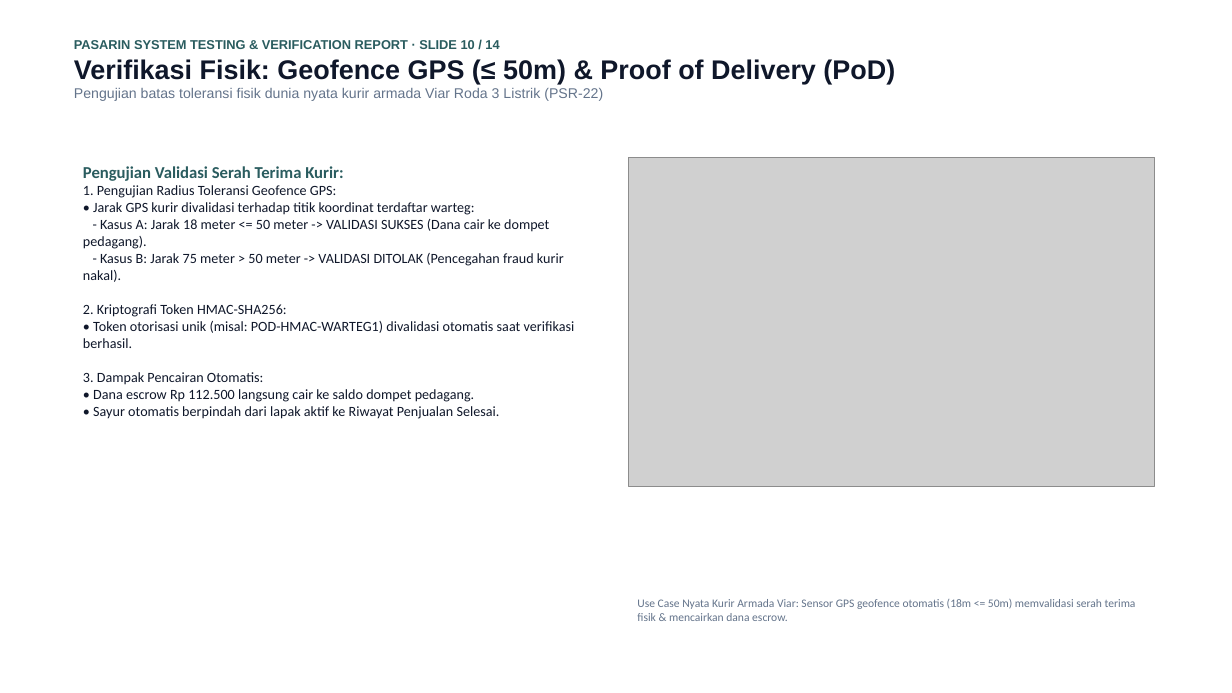
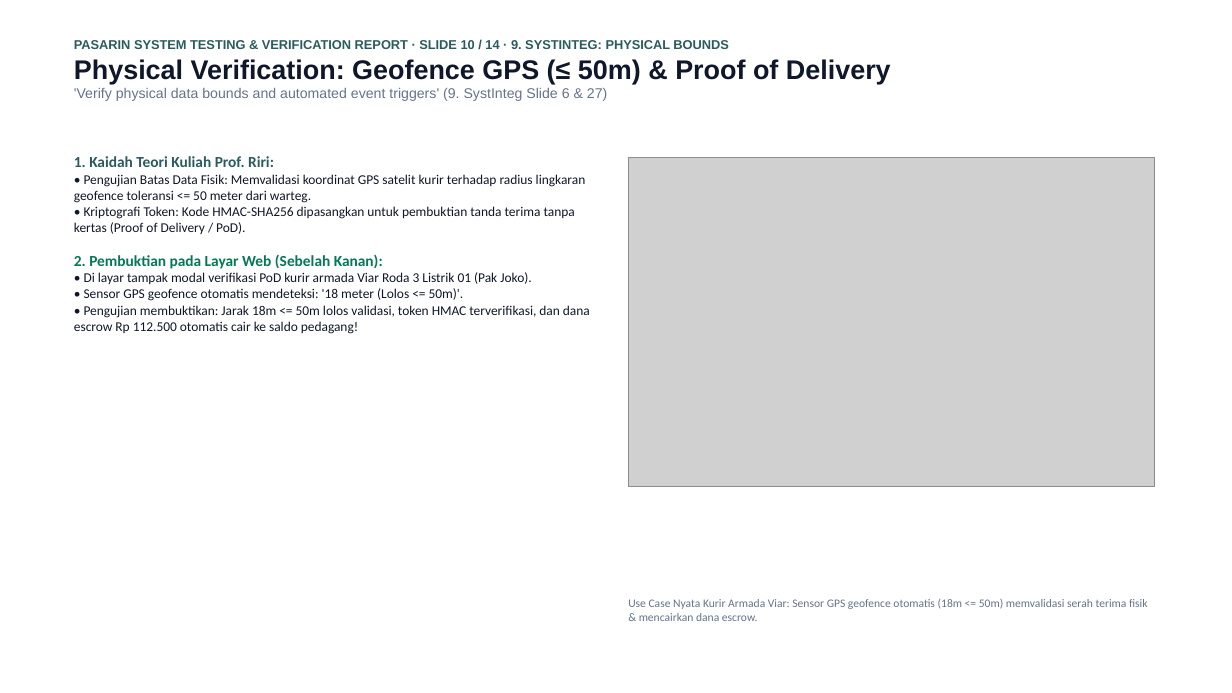
Before and after one commit to mrshlaf/pasarin, a slide deck: slide 10 of LAPORAN_PENGUJIAN_DAN_VERIFIKASI_SISTEM_PASARIN.pptx. Drawn at 1232x693 pixels with LibreOffice and Linux fonts; fonts in the diff are those of the drawing; grey boxes stand for pictures. Boxes give left, top, right and bottom in pixels: in the first picture for what was removed or moved away, otherwise in the second. Text is boxed around its words. In the diff, an @@ line names an element or a change of style, - is before the commit and + after.

Commit message:
docs(presentation): align theory methods and matched web use case explanations

```diff
--- a/LAPORAN_PENGUJIAN_DAN_VERIFIKASI_SISTEM_PASARIN.pptx
+++ b/LAPORAN_PENGUJIAN_DAN_VERIFIKASI_SISTEM_PASARIN.pptx
@@ text at [74,40,891,101]: text changed; size 11 to 10 pt; text colour #64748B to #2A5C5F @@
-PASARIN SYSTEM TESTING & VERIFICATION REPORT · SLIDE 10 / 14
-Verifikasi Fisik: Geofence GPS (≤ 50m) & Proof of Delivery (PoD)
-Pengujian batas toleransi fisik dunia nyata kurir armada Viar Roda 3 Listrik (PSR-22)
+PASARIN SYSTEM TESTING & VERIFICATION REPORT · SLIDE 10 / 14 · 9. SYSTINTEG: PHYSICAL BOUNDS
+Physical Verification: Geofence GPS (≤ 50m) & Proof of Delivery
+'Verify physical data bounds and automated event triggers' (9. SystInteg Slide 6 & 27)
@@ text at [74,156,590,334]: text changed; size 11 to 10.5 pt @@
-Pengujian Validasi Serah Terima Kurir:
-1. Pengujian Radius Toleransi Geofence GPS:
-• Jarak GPS kurir divalidasi terhadap titik koordinat terdaftar warteg:
-- Kasus A: Jarak 18 meter <= 50 meter -> VALIDASI SUKSES (Dana cair ke dompet pedagang).
-- Kasus B: Jarak 75 meter > 50 meter -> VALIDASI DITOLAK (Pencegahan fraud kurir nakal).
-2. Kriptografi Token HMAC-SHA256:
-• Token otorisasi unik (misal: POD-HMAC-WARTEG1) divalidasi otomatis saat verifikasi berhasil.
-3. Dampak Pencairan Otomatis:
-• Dana escrow Rp 112.500 langsung cair ke saldo dompet pedagang.
-• Sayur otomatis berpindah dari lapak aktif ke Riwayat Penjualan Selesai.
+1. Kaidah Teori Kuliah Prof. Riri:
+• Pengujian Batas Data Fisik: Memvalidasi koordinat GPS satelit kurir terhadap radius lingkaran geofence toleransi <= 50 meter dari warteg.
+• Kriptografi Token: Kode HMAC-SHA256 dipasangkan untuk pembuktian tanda terima tanpa kertas (Proof of Delivery / PoD).
+2. Pembuktian pada Layar Web (Sebelah Kanan):
+• Di layar tampak modal verifikasi PoD kurir armada Viar Roda 3 Listrik 01 (Pak Joko).
+• Sensor GPS geofence otomatis mendeteksi: '18 meter (Lolos <= 50m)'.
+• Pengujian membuktikan: Jarak 18m <= 50m lolos validasi, token HMAC terverifikasi, dan dana escrow Rp 112.500 otomatis cair ke saldo pedagang!
@@ text "Use Case Nyata Kurir Armada ..." rewrapped from [637,599,1136,621] to [628,599,1148,621] @@
```
Also in this commit, not shown: 13 other slides changed, 1 other file.
